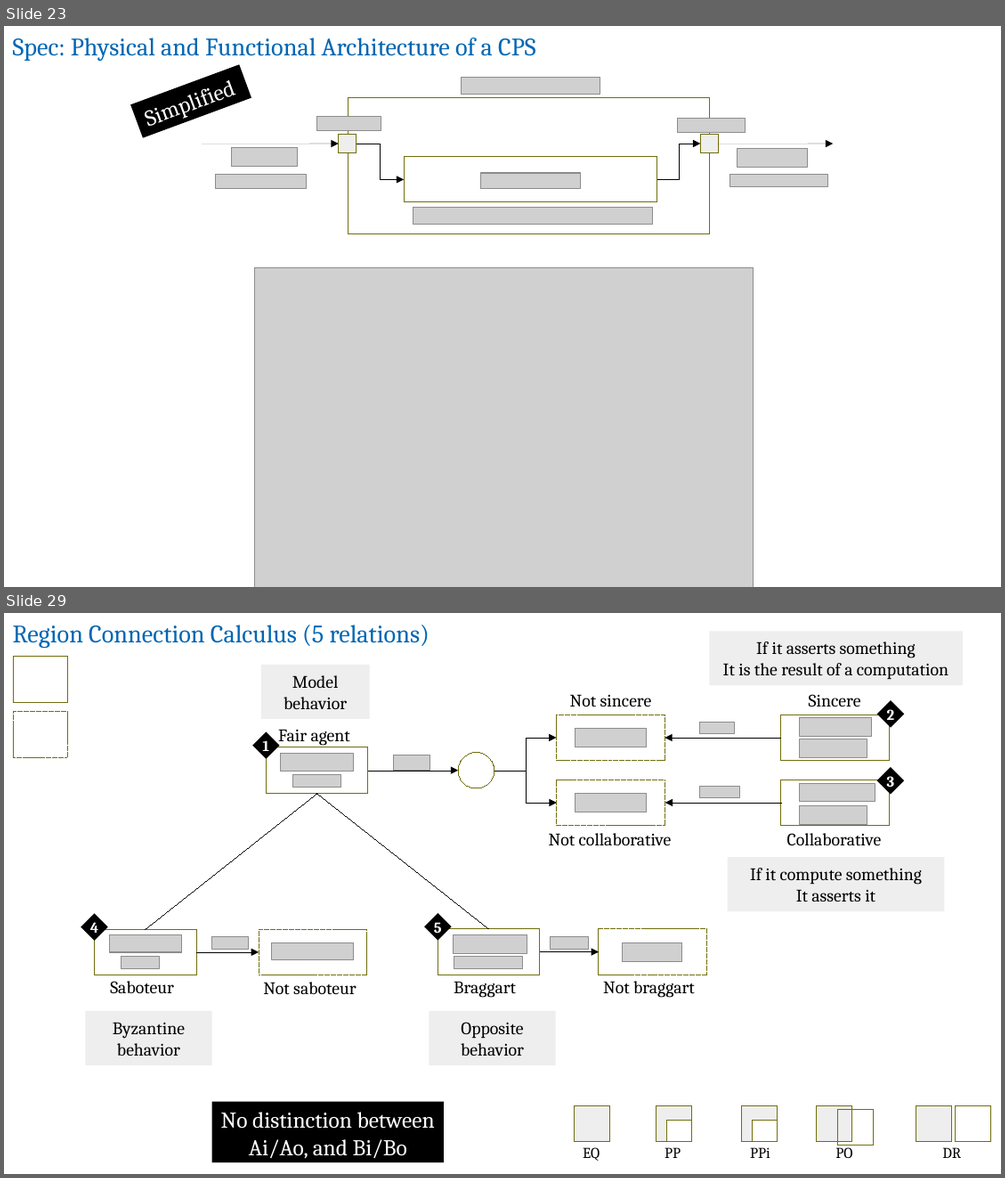
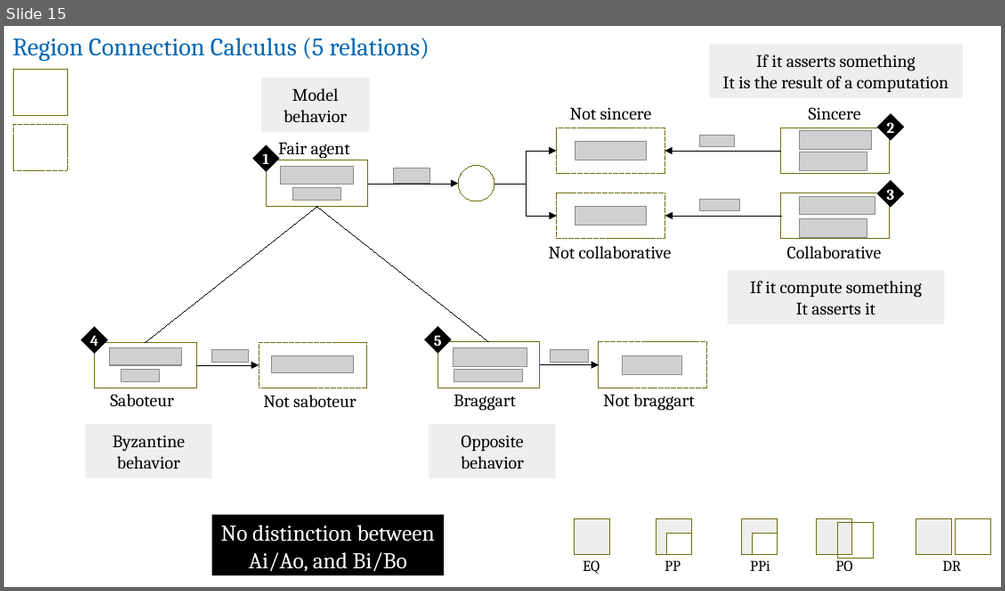
Before and after one commit to v-research/cybersecurity, a slide deck: images/v-research_tool-abf.odp. Shown one above the other, each under a label of ours: slides 23 and 29 before the commit, slide 15 after it; the slides between them are not shown. The pictures are 1005x1178 and 1005x591 pixels, drawn with LibreOffice and Linux fonts; fonts in the diff are those of the drawing; grey boxes stand for pictures; background and template pictures are left out. Boxes give left, top, right and bottom in pixels: in the first picture for what was removed or moved away, otherwise in the second. Text is boxed around its words. In the diff, an @@ line names an element or a change of style, - is before the commit and + after.

```diff
--- a/images/v-research_tool-abf.odp
+++ b/images/v-research_tool-abf.odp
@@ slide 23 removed at (4, 26, 1001, 587), background #FFFFFF @@
@@ text removed at (13, 38, 535, 61) @@
-Spec: Physical and Functional Architecture of a CPS
@@ rectangle removed at (131, 65, 251, 138) @@
-Simplified
@@ picture removed at (461, 77, 600, 94) @@
@@ rectangle removed at (348, 98, 710, 234) @@
@@ picture removed at (317, 117, 381, 131) @@
@@ picture removed at (677, 119, 744, 133) @@
@@ arrow removed from (202, 143) to (339, 143) @@
@@ picture removed at (232, 147, 298, 167) @@
@@ rectangle removed at (339, 135, 356, 152) @@
@@ elbow arrow removed from (356, 143) to (404, 180) @@
@@ rectangle removed at (404, 157, 657, 202) @@
@@ elbow arrow removed from (657, 180) to (701, 143) @@
@@ rectangle removed at (701, 135, 719, 152) @@
@@ arrow removed from (718, 143) to (833, 143) @@
@@ picture removed at (737, 148, 808, 168) @@
@@ picture removed at (216, 175, 306, 189) @@
@@ picture removed at (481, 173, 580, 189) @@
@@ picture removed at (729, 175, 827, 187) @@
@@ picture removed at (413, 207, 653, 224) @@
@@ picture removed at (255, 267, 753, 587) @@
@@ what was slide 29 is now slide 15 @@
```
Also in this commit, not shown: 25 slides changed, 12 slides added, 14 other slides removed.
